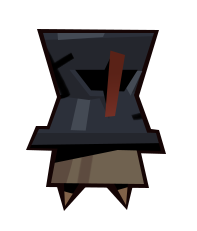
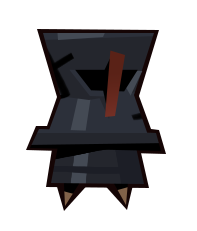
Comparing the layer stacks of the two 197×231 images. Changes:
painted on "BODY" over [51,149,144,184]
